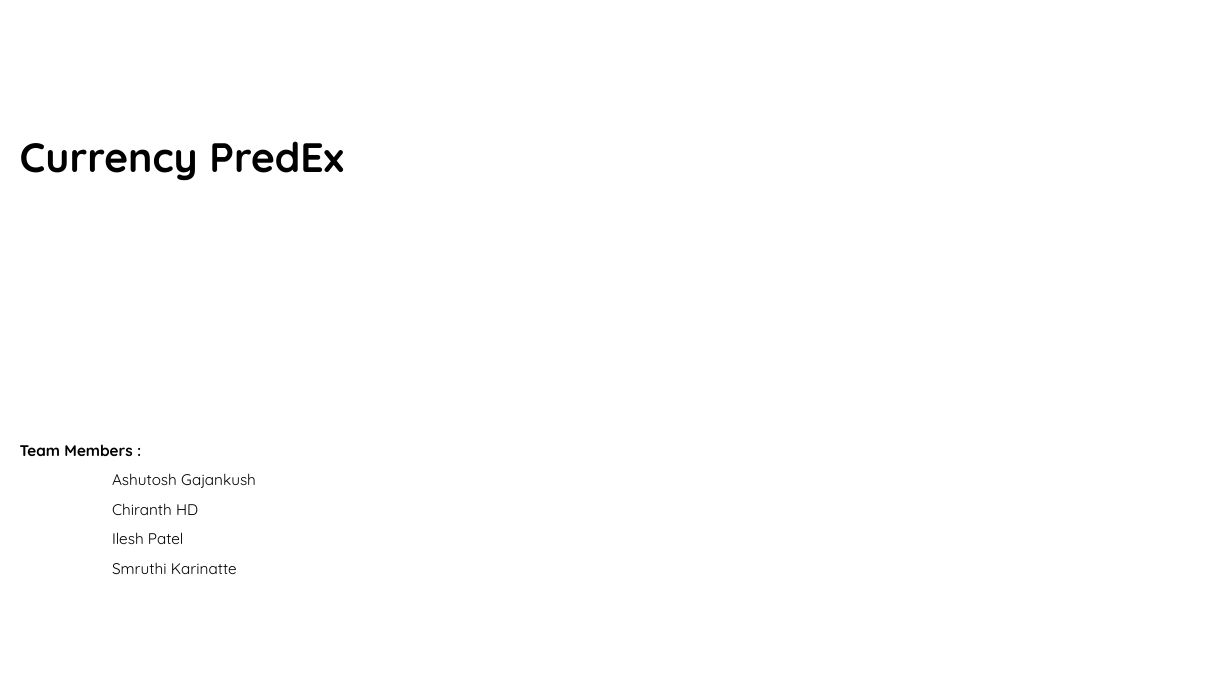
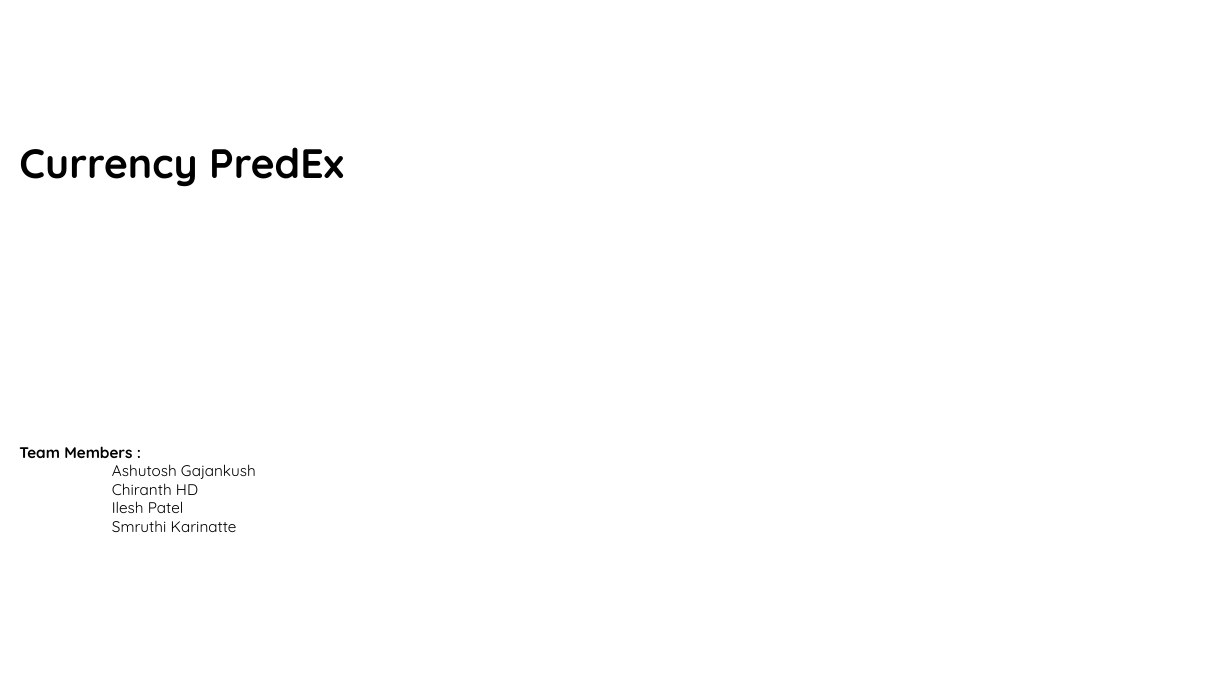
Before and after one commit to chiranthhd1/Forex-visualization-Python-, a slide deck: slide 1 of PyProject_new.pptx. Drawn at 1232x693 pixels with LibreOffice and Linux fonts; fonts in the diff are those of the drawing; background and template pictures are left out. Boxes give left, top, right and bottom in pixels: in the first picture for what was removed or moved away, otherwise in the second. Text is boxed around its words. In the diff, an @@ line names an element or a change of style, - is before the commit and + after.

```diff
--- a/PyProject_new.pptx
+++ b/PyProject_new.pptx
@@ text "Currency PredEx" at [19,147,344,187]: line spacing 0.9 to 1; less space between paragraphs @@
@@ text "Team Members :" at [19,446,256,532]: line spacing 0.9 to 1; less space between paragraphs @@
```
Also in this commit, not shown: 5 other slides changed, 5 other files.
